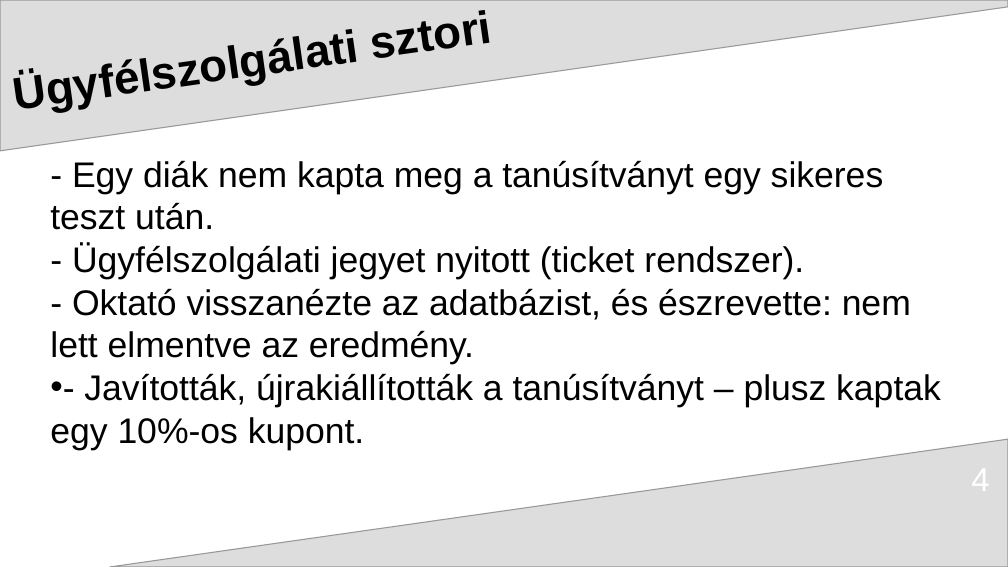
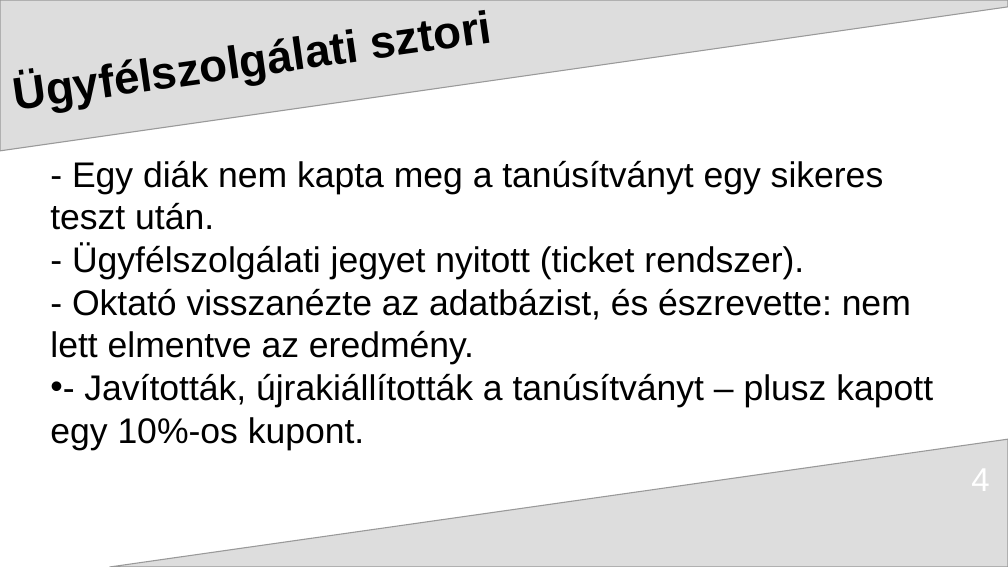
Before and after one commit to doomhyena/School-resources, a slide deck: slide 4 of 2024-25-13-evfolyam/ikt-I/masodik csoport munka.pptx. Drawn at 1008x567 pixels with LibreOffice and Linux fonts; fonts in the diff are those of the drawing. Boxes give left, top, right and bottom in pixels: in the first picture for what was removed or moved away, otherwise in the second. Text is boxed around its words. In the diff, an @@ line names an element or a change of style, - is before the commit and + after.

```diff
--- a/2024-25-13-evfolyam/ikt-I/masodik csoport munka.pptx
+++ b/2024-25-13-evfolyam/ikt-I/masodik csoport munka.pptx
@@ text at (50,373,933,450): text changed @@
-• - Javították, újrakiállították a tanúsítványt – plusz kaptak egy 10%-os kupont.
+• - Javították, újrakiállították a tanúsítványt – plusz kapott egy 10%-os kupont.
```
Also in this commit, not shown: 5 other slides changed, 2 slides added, 4 slides removed.
